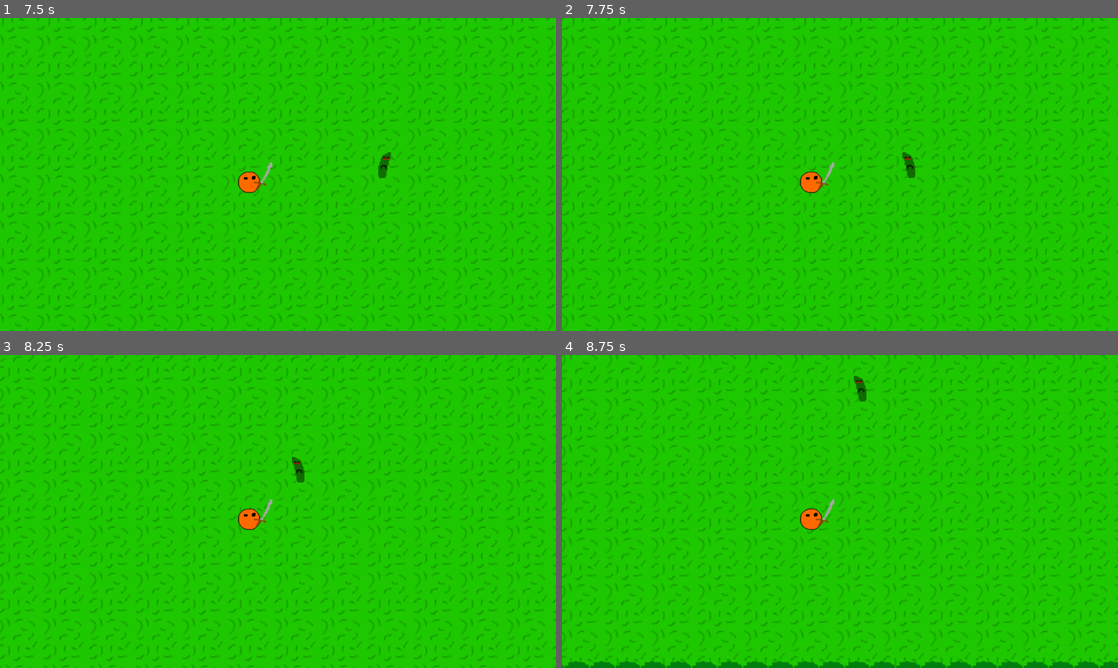
Above: before the commit, frames 1-4 (two rows, left to right).
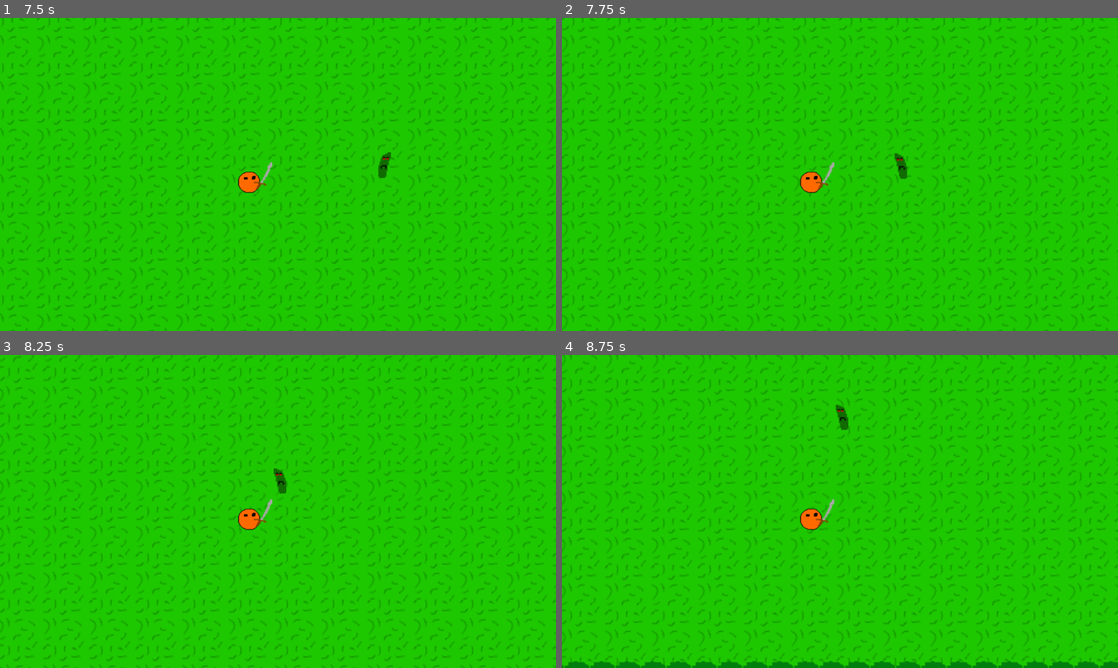
Above: after the commit, the same moments.

Repository: YCaTGameRT/SABox_World
Game: Godot game, scene res://scenes/from_scene1/cucumber-stone-battle.tscn
Two runs of this game, one before a commit and one after it. Both use one fixed random seed, a clock stepped at 60 frames per second and the inputs below. This scene is started directly instead of the project's main scene.
Inputs:
- Up to frame 1 (7.5 s): hold D (movement_right) 0.53-1.28 s; tap Space (play) at 0.6, 1.35, 2.1, 2.85, 3.5, 3.6, 4.35, 5.1, 5.85, 6.6, 7.35 s; hold S (movement_down) 1.28-2.03 s; hold D (movement_right) 2.03-2.78 s; tap Enter at 2.75, 7.25 s; hold W (movement_up) 2.78-3.53 s; hold A (movement_left) 3.53-5.03 s; hold S (movement_down) 5.03-5.78 s; hold D (movement_right) 5.78-6.53 s; hold W (movement_up) 6.53-7.28 s; hold D (movement_right) from 7.28 s (still down)
- Up to frame 2 (7.75 s): keep holding D (movement_right)
- Up to frame 3 (8.25 s): release D (movement_right) at 8.03 s; hold S (movement_down) from 8.03 s (still down); tap Space (play) at 8.1 s
- Up to frame 4 (8.75 s): keep holding S (movement_down)

Frame 1 is identical in both runs. In frame 2, 0.2% of the frame differs, in the area x 59-64%, y 42-52%; in frame 3, 0.3%; in frame 4, 0.3%, in the area x 49-55%, y 6-24%.

Commit message:
cb: now cucumber follows player

Diff:
--- /dev/null
+++ b/Scripts/cucumber-stone-battle/cucumber.gd
@@ -0,0 +1,20 @@
+extends CharacterBody2D
+
+@export var _player: CharacterBody2D
+@export var _anim: AnimationPlayer
+
+@onready var _sprite = $"./sprite"
+
+var _speed = 30
+
+func _physics_process(delta):
+	if not _anim.is_playing():
+		var vector = (_player.position - position).normalized()
+		velocity = vector * _speed
+
+		if vector.x > 0:
+			_sprite.flip_h = false
+		elif vector.x < 0:
+			_sprite.flip_h = true
+
+		move_and_slide()
--- a/scenes/from_scene1/cucumber-stone-battle.tscn
+++ b/scenes/from_scene1/cucumber-stone-battle.tscn
@@ -1,10 +1,11 @@
-[gd_scene load_steps=13 format=3 uid="uid://eoktbsge7j4m"]
+[gd_scene load_steps=15 format=3 uid="uid://eoktbsge7j4m"]
 
 [ext_resource type="PackedScene" uid="uid://c8tlpplw1f1ii" path="res://Saves/BOXman.tscn" id="1_fuawb"]
 [ext_resource type="Script" path="res://Scripts/BOXMan_cucumber_battle_control.gd" id="2_eyrnp"]
 [ext_resource type="Texture2D" uid="uid://b8mjg7iajiw5l" path="res://Sprites/cucumber-stone-battle/sword.png" id="3_l3y24"]
 [ext_resource type="Texture2D" uid="uid://82h8d1mxibhk" path="res://Sprites/grass.png" id="3_n6ysj"]
 [ext_resource type="PackedScene" uid="uid://7db52q5hgsxx" path="res://Saves/DUB.tscn" id="4_0cf6r"]
+[ext_resource type="Script" path="res://Scripts/cucumber-stone-battle/cucumber.gd" id="4_upbsb"]
 [ext_resource type="Texture2D" uid="uid://ducfmaksdu0mn" path="res://Sprites/cucumber-stone-battle/cucumber.png" id="5_5o3x5"]
 [ext_resource type="Texture2D" uid="uid://317884ofuovq" path="res://Sprites/cucumber-stone-battle/cucumber-stone_break_anim_1.png" id="6_mn20v"]
 [ext_resource type="Texture2D" uid="uid://c57ajyxg4fc2p" path="res://Sprites/cucumber-stone-battle/cucumber-stone_break_anim_3.png" id="8_72ymx"]
@@ -137,7 +138,7 @@
 tracks/10/type = "value"
 tracks/10/imported = false
 tracks/10/enabled = true
-tracks/10/path = NodePath("Cucumber:rotation")
+tracks/10/path = NodePath("cucumber/sprite:rotation")
 tracks/10/interp = 1
 tracks/10/loop_wrap = true
 tracks/10/keys = {
@@ -149,7 +150,7 @@
 tracks/11/type = "value"
 tracks/11/imported = false
 tracks/11/enabled = true
-tracks/11/path = NodePath("Cucumber:flip_h")
+tracks/11/path = NodePath("cucumber/sprite:flip_h")
 tracks/11/interp = 1
 tracks/11/loop_wrap = true
 tracks/11/keys = {
@@ -159,15 +160,19 @@
 "values": [false, false, true]
 }
 
+[sub_resource type="Animation" id="Animation_354my"]
+length = 0.001
+
 [sub_resource type="AnimationLibrary" id="AnimationLibrary_nk68q"]
 _data = {
+"RESET": SubResource("Animation_354my"),
 "cucumber_comes_animation": SubResource("Animation_rplco")
 }
 
 [node name="cucumber-stone-battle" type="Node2D"]
 
 [node name="BOXman" parent="." node_paths=PackedStringArray("anim_player") instance=ExtResource("1_fuawb")]
-position = Vector2(170.875, -111)
+position = Vector2(223, -111)
 script = ExtResource("2_eyrnp")
 anim_player = NodePath("../AnimationPlayer")
 
@@ -183,6 +188,22 @@
 position = Vector2(-59.077, 4.06351)
 scale = Vector2(3.93846, 4.06349)
 texture = ExtResource("3_l3y24")
+
+[node name="cucumber" type="CharacterBody2D" parent="." node_paths=PackedStringArray("_player", "_anim")]
+position = Vector2(262, -120)
+script = ExtResource("4_upbsb")
+_player = NodePath("../BOXman")
+_anim = NodePath("../AnimationPlayer")
+
+[node name="sprite" type="Sprite2D" parent="cucumber"]
+z_index = -2
+position = Vector2(-1, 1)
+rotation = -1.53938
+texture = ExtResource("5_5o3x5")
+
+[node name="CollisionPolygon2D" type="CollisionPolygon2D" parent="cucumber"]
+position = Vector2(-78, 38)
+polygon = PackedVector2Array(74, -48, 78, -46, 80, -43, 82.56, -37, 82.56, -26, 76, -26, 75, -35, 71.57, -43, 71.57, -48)
 
 [node name="background" type="Sprite2D" parent="."]
 z_index = -20
@@ -192,12 +213,6 @@
 region_enabled = true
 region_rect = Rect2(0, 0, 2000, 1500)
 
-[node name="Cucumber" type="Sprite2D" parent="."]
-z_index = -2
-position = Vector2(261, -119)
-texture = ExtResource("5_5o3x5")
-flip_h = true
-
 [node name="map" type="Node2D" parent="."]
 
 [node name="l" type="Node2D" parent="map"]
@@ -597,10 +612,9 @@
 [node name="for_anim" type="Node2D" parent="."]
 
 [node name="Cucumber-stoneWithSword" type="Sprite2D" parent="for_anim"]
-visible = false
 position = Vector2(259, -119)
 scale = Vector2(1.84, 1.84)
-texture = ExtResource("9_inn0c")
+texture = ExtResource("6_mn20v")
 flip_h = true
 
 [node name="Sword" type="Sprite2D" parent="for_anim/Cucumber-stoneWithSword"]
@@ -611,7 +625,7 @@
 
 [node name="Cucumber-stoneWithSword2" type="Sprite2D" parent="for_anim"]
 z_index = -1
-position = Vector2(699, -696)
+position = Vector2(277, -119)
 scale = Vector2(1.84, 1.84)
 texture = ExtResource("8_72ymx")
 flip_h = true
@@ -620,7 +634,7 @@
 
 [node name="Cucumber-stoneWithSword3" type="Sprite2D" parent="for_anim"]
 z_index = -1
-position = Vector2(-274, 375)
+position = Vector2(246, -119)
 scale = Vector2(1.84, 1.84)
 texture = ExtResource("8_72ymx")
 flip_h = true
